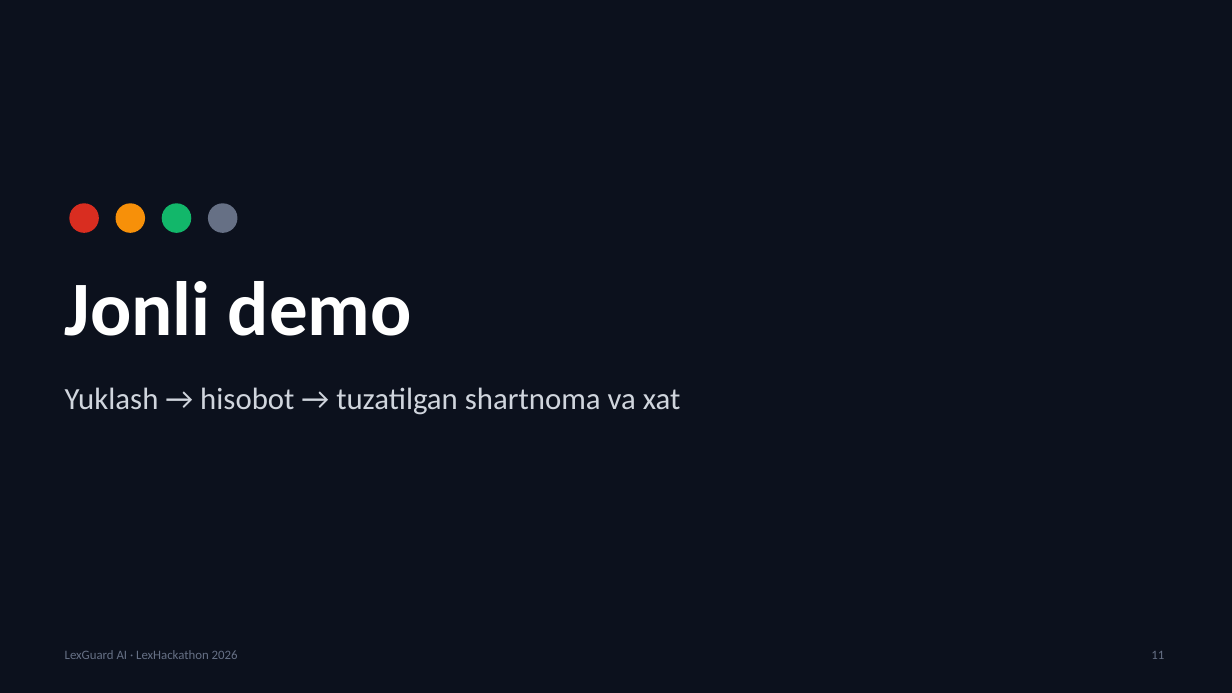
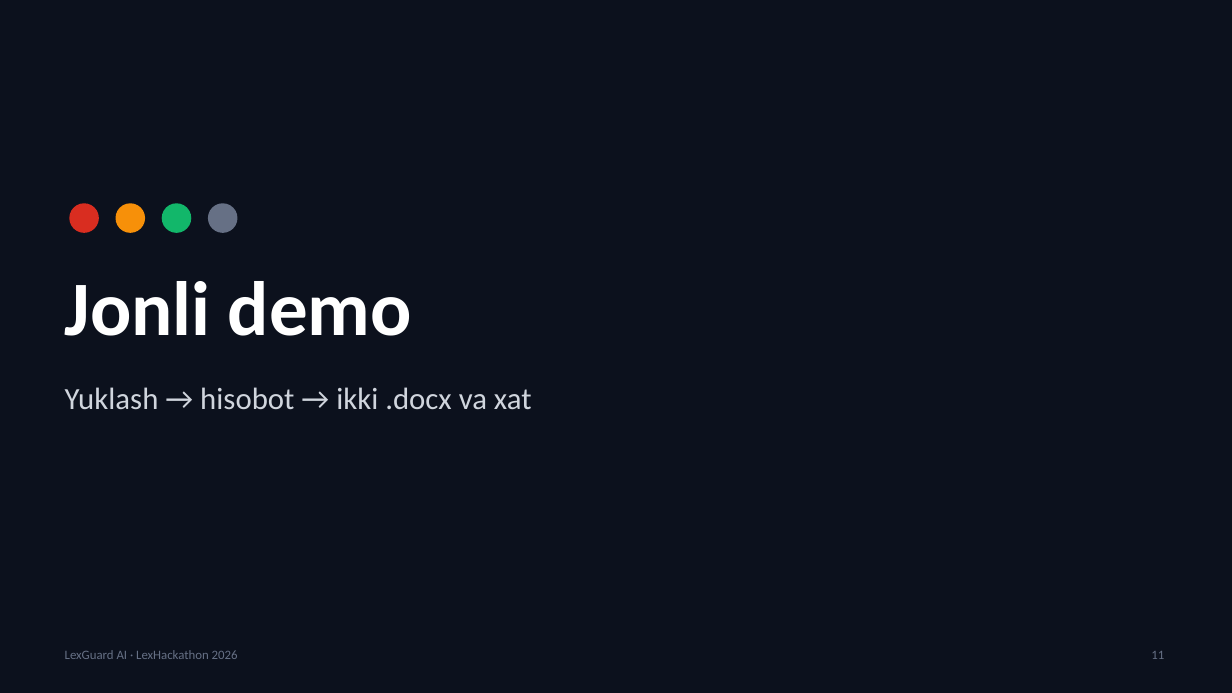
Before and after one commit to Vafoyev/LexHackaton_DNK_CODE, a slide deck: slide 11 of presentation/LexGuard-AI-Taqdimot.pptx. Drawn at 1232x693 pixels with LibreOffice and Linux fonts; fonts in the diff are those of the drawing. Boxes give left, top, right and bottom in pixels: in the first picture for what was removed or moved away, otherwise in the second. Text is boxed around its words. In the diff, an @@ line names an element or a change of style, - is before the commit and + after.

```diff
--- a/presentation/LexGuard-AI-Taqdimot.pptx
+++ b/presentation/LexGuard-AI-Taqdimot.pptx
@@ text at (65, 387, 532, 409): text changed @@
-Yuklash → hisobot → tuzatilgan shartnoma va xat
+Yuklash → hisobot → ikki .docx va xat
```
Also in this commit, not shown: 11 other slides changed, 5 other files.
